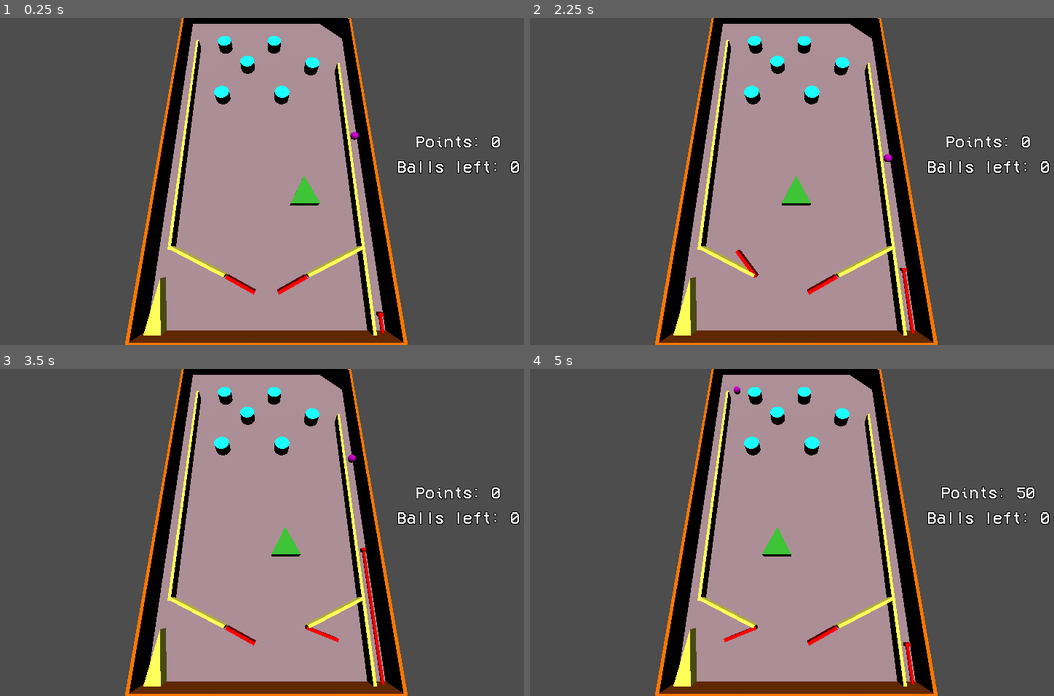
Above: before the commit, frames 1-4 (two rows, left to right).
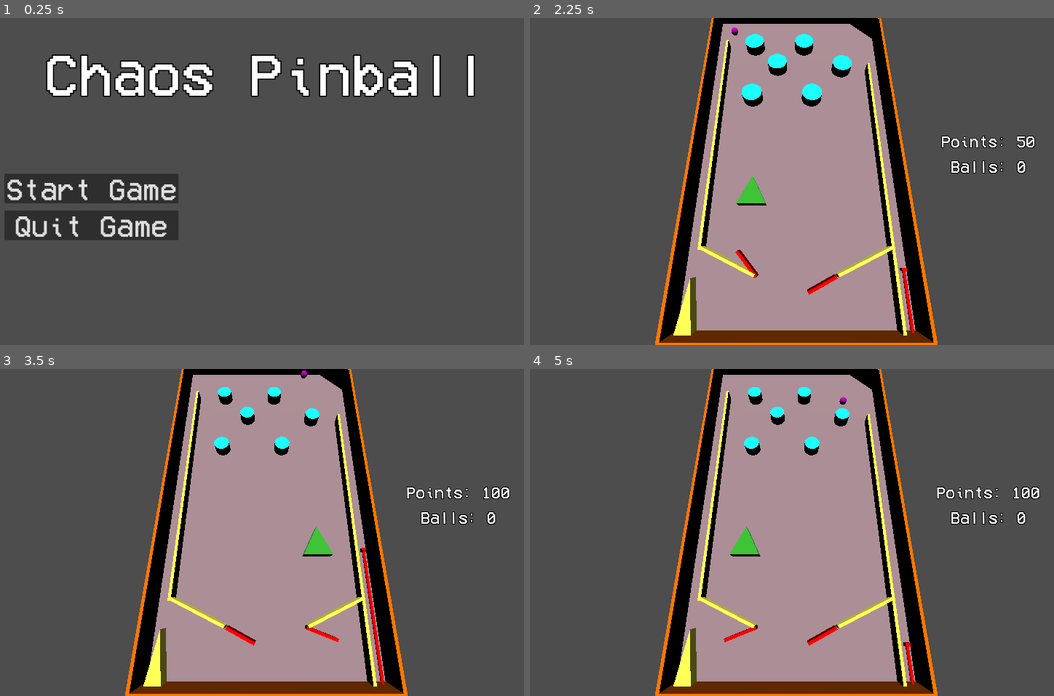
Above: after the commit, the same moments.

Repository: DrOtter3000/chaospinball
Game: Godot game, scene res://menu.tscn
Two runs of this game, one before a commit and one after it. Both use one fixed random seed, a clock stepped at 60 frames per second and the inputs below. Before the commit the project starts from res://game.tscn.
Inputs (mouse positions are in pixels of both pictures, inside the frame that each line leads up to):
- Up to frame 1 (0.25 s): no input
- Up to frame 2 (2.25 s): click (619, 188) at 0.5 s, where only the run after the commit has a clickable "Start Game"; tap Enter (newball) at 1.25 s; hold D (right) 1.28-2.03 s; hold Space (fire) 1.28-2.03 s; hold A (left) from 2.03 s (still down); tap Space (fire) at 2.1 s
- Up to frame 3 (3.5 s): release A (left) at 2.78 s; hold D (right) from 2.78 s (still down); hold Enter (newball) from 2.78 s (still down); tap Space (fire) at 3.05 s
- Up to frame 4 (5 s): release Enter (newball) at 3.53 s; tap Space (fire) at 3.6 s; release D (right) at 4.28 s; hold A (left) from 4.28 s (still down); hold Space (fire) from 4.28 s (still down)

The runs differ from the first frame. In frame 1, 51% of the frame differs, in the area x 0-100%, y 0-100%; in frame 2, 2.2%; in frame 3, 1.6%; in frame 4, 1.6%.

Commit message:
add ballsounds

Diff:
--- a/ball.gd
+++ b/ball.gd
@@ -1,6 +1,17 @@
 extends RigidBody3D
 
 
+var sound_array = ["res://SFX/Boring_Sounds/Boring_1.mp3", "res://SFX/Boring_Sounds/Boring_2.mp3", "res://SFX/Boring_Sounds/Boring_3.mp3", "res://SFX/Boring_Sounds/Boring_4.mp3", "res://SFX/Boring_Sounds/Boring_5.mp3", "res://SFX/Boring_Sounds/Boring_6.mp3", "res://SFX/Boring_Sounds/Boring_7.mp3"]
+
+
 func _ready():
+	randomize()
+	$AudioStreamPlayer.pitch_scale = randi_range(0.8, 1.2)
 	Gamemanager.balls += 1
 	print(Gamemanager.balls)
+
+
+func _on_area_3d_body_entered(body):
+	var random_boring_sound = sound_array[randi_range(0, sound_array.size()-1)]
+	$AudioStreamPlayer.stream = load(random_boring_sound)
+	$AudioStreamPlayer.play()
--- a/ball.tscn
+++ b/ball.tscn
@@ -1,9 +1,10 @@
-[gd_scene load_steps=6 format=3 uid="uid://b1f1mj4r4gt10"]
+[gd_scene load_steps=7 format=3 uid="uid://b1f1mj4r4gt10"]
 
 [ext_resource type="Script" path="res://ball.gd" id="2_k8exe"]
 
 [sub_resource type="PhysicsMaterial" id="PhysicsMaterial_5kbsj"]
-bounce = 0.25
+friction = 0.0
+bounce = 0.5
 
 [sub_resource type="StandardMaterial3D" id="StandardMaterial3D_u70w4"]
 albedo_color = Color(0.847059, 0, 0.85098, 1)
@@ -18,6 +19,9 @@
 [sub_resource type="SphereShape3D" id="SphereShape3D_ftvup"]
 radius = 1.5
 
+[sub_resource type="SphereShape3D" id="SphereShape3D_56nyl"]
+radius = 1.7
+
 [node name="Ball" type="RigidBody3D" groups=["Ball"]]
 mass = 2.0
 physics_material_override = SubResource("PhysicsMaterial_5kbsj")
@@ -28,3 +32,12 @@
 
 [node name="CollisionShape3D" type="CollisionShape3D" parent="."]
 shape = SubResource("SphereShape3D_ftvup")
+
+[node name="AudioStreamPlayer" type="AudioStreamPlayer" parent="."]
+
+[node name="Area3D" type="Area3D" parent="."]
+
+[node name="CollisionShape3D" type="CollisionShape3D" parent="Area3D"]
+shape = SubResource("SphereShape3D_56nyl")
+
+[connection signal="body_entered" from="Area3D" to="." method="_on_area_3d_body_entered"]
--- a/game.tscn
+++ b/game.tscn
@@ -21,9 +21,6 @@
 
 [node name="BallArray" type="Node" parent="."]
 
-[node name="Ball" parent="BallArray" instance=ExtResource("2_nb2sy")]
-transform = Transform3D(1, 0, 0, 0, 1, 0, 0, 0, 1, -34.5348, 2.35369, 0)
-
 [node name="Marker3D" type="Marker3D" parent="."]
 transform = Transform3D(1, 0, 0, 0, 1, 0, 0, 0, 1, -33.639, -13.7861, -27.7769)
 
--- /dev/null
+++ b/game_over_scene.gd
@@ -0,0 +1,19 @@
+extends Control
+
+
+var ready_to_skip = false
+
+
+func _ready():
+	Gamemanager.balls_ready = 5
+	$CenterContainer/VBoxContainer/LblTotalScore.text = "Total Score: " + str(Gamemanager.points)
+	$CenterContainer/VBoxContainer/LblSkip.visible = false
+
+
+func _input(event):
+	if event.is_action_pressed("fire") and ready_to_skip:
+		get_tree().change_scene_to_file("res://menu.tscn")
+
+func _on_timer_timeout():
+	ready_to_skip = true
+	$CenterContainer/VBoxContainer/LblSkip.visible = true
--- /dev/null
+++ b/game_over_scene.tscn
@@ -0,0 +1,50 @@
+[gd_scene load_steps=3 format=3 uid="uid://darnyv4af5ml5"]
+
+[ext_resource type="FontFile" uid="uid://b05abb6xberv3" path="res://Fonts/VCR_OSD_MONO.ttf" id="1_7nmht"]
+[ext_resource type="Script" path="res://game_over_scene.gd" id="1_r2k6n"]
+
+[node name="GameOverScene" type="Control"]
+layout_mode = 3
+anchors_preset = 15
+anchor_right = 1.0
+anchor_bottom = 1.0
+grow_horizontal = 2
+grow_vertical = 2
+script = ExtResource("1_r2k6n")
+
+[node name="CenterContainer" type="CenterContainer" parent="."]
+layout_mode = 1
+anchors_preset = 15
+anchor_right = 1.0
+anchor_bottom = 1.0
+grow_horizontal = 2
+grow_vertical = 2
+
+[node name="VBoxContainer" type="VBoxContainer" parent="CenterContainer"]
+layout_mode = 2
+alignment = 1
+
+[node name="LblGameOver" type="Label" parent="CenterContainer/VBoxContainer"]
+layout_mode = 2
+theme_override_colors/font_outline_color = Color(0, 0, 0, 1)
+theme_override_constants/outline_size = 16
+theme_override_fonts/font = ExtResource("1_7nmht")
+theme_override_font_sizes/font_size = 128
+text = "Game Over"
+
+[node name="LblTotalScore" type="Label" parent="CenterContainer/VBoxContainer"]
+layout_mode = 2
+text = "Total Score: "
+horizontal_alignment = 1
+
+[node name="LblSkip" type="Label" parent="CenterContainer/VBoxContainer"]
+layout_mode = 2
+text = "Press Space To Skip"
+horizontal_alignment = 1
+
+[node name="ReadyTimer" type="Timer" parent="."]
+wait_time = 3.0
+one_shot = true
+autostart = true
+
+[connection signal="timeout" from="ReadyTimer" to="." method="_on_timer_timeout"]
--- a/gamemanager.gd
+++ b/gamemanager.gd
@@ -3,8 +3,7 @@
 
 var points = 0
 var balls = 0
-var balls_ready = 0
-var gameover = false
+var balls_ready = 1
 
 
 func add_points(value):
@@ -18,10 +17,9 @@
 
 
 func _process(delta):
-	if balls <= 0 and balls_ready <= 0 and !gameover:
-		gameover = true
+	if balls <= 0 and balls_ready <= 0:
 		game_over()
 
 
 func game_over():
-	get_tree().change_scene_to_file("res://game_over_screen.tscn")
+	get_tree().change_scene_to_file("res://game_over_scene.tscn")
--- a/menu.gd
+++ b/menu.gd
@@ -2,8 +2,7 @@
 
 
 func _on_btn_start_pressed():
-	Gamemanager.balls_ready = 5
-	Gamemanager.gameover = false
+	Gamemanager.balls_ready = 1
 	Gamemanager.points = 0
 	get_tree().change_scene_to_file("res://game.tscn")
 
--- a/project.godot
+++ b/project.godot
@@ -11,7 +11,7 @@
 [application]
 
 config/name="Chaotic Pin Ball"
-run/main_scene="res://game.tscn"
+run/main_scene="res://menu.tscn"
 config/features=PackedStringArray("4.1", "Forward Plus")
 config/icon="res://icon.svg"
 
--- a/spring.tscn
+++ b/spring.tscn
@@ -9,7 +9,7 @@
 size = Vector3(1, 1, 50)
 
 [sub_resource type="BoxShape3D" id="BoxShape3D_32a85"]
-size = Vector3(1.5, 1.5, 1)
+size = Vector3(2.55351, 2.33701, 2.23083)
 
 [sub_resource type="BoxMesh" id="BoxMesh_cybuj"]
 size = Vector3(1.5, 1.5, 1)
@@ -25,7 +25,7 @@
 shape = SubResource("BoxShape3D_u4j1y")
 
 [node name="CubicShape" type="CollisionShape3D" parent="."]
-transform = Transform3D(1, 0, 0, 0, 1, 0, 0, 0, 1, 0, 0, 25.222)
+transform = Transform3D(1, 0, 0, 0, 1, 0, 0, 0, 1, 0, 0, 24.484)
 shape = SubResource("BoxShape3D_32a85")
 
 [node name="MeshInstance3D" type="MeshInstance3D" parent="."]
Not shown, added: SFX/Boring_Sounds/Boring_1.mp3.import
Not shown, added: SFX/Boring_Sounds/Boring_2.mp3.import
Not shown, added: SFX/Boring_Sounds/Boring_3.mp3.import
Not shown, added: SFX/Boring_Sounds/Boring_4.mp3.import
Not shown, added: SFX/Boring_Sounds/Boring_5.mp3.import
Not shown, added: SFX/Boring_Sounds/Boring_6.mp3.import
Not shown, added: SFX/Boring_Sounds/Boring_7.mp3.import
Not shown, added: SFX/Boring_Sounds/Boring_1.mp3
Not shown, added: SFX/Boring_Sounds/Boring_2.mp3
Not shown, added: SFX/Boring_Sounds/Boring_3.mp3
Not shown, added: SFX/Boring_Sounds/Boring_4.mp3
Not shown, added: SFX/Boring_Sounds/Boring_5.mp3
(and 2 more such lines)
